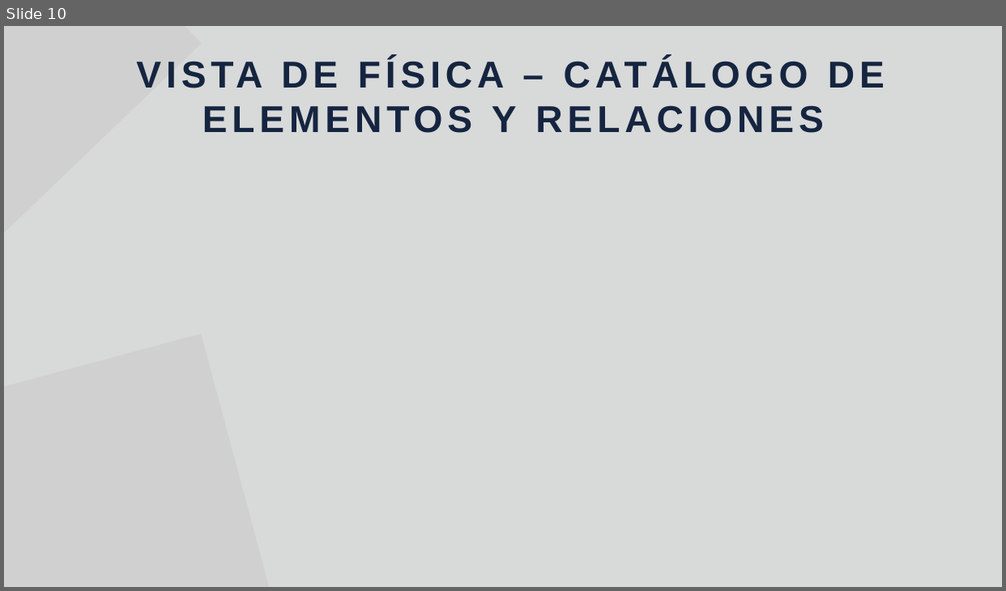
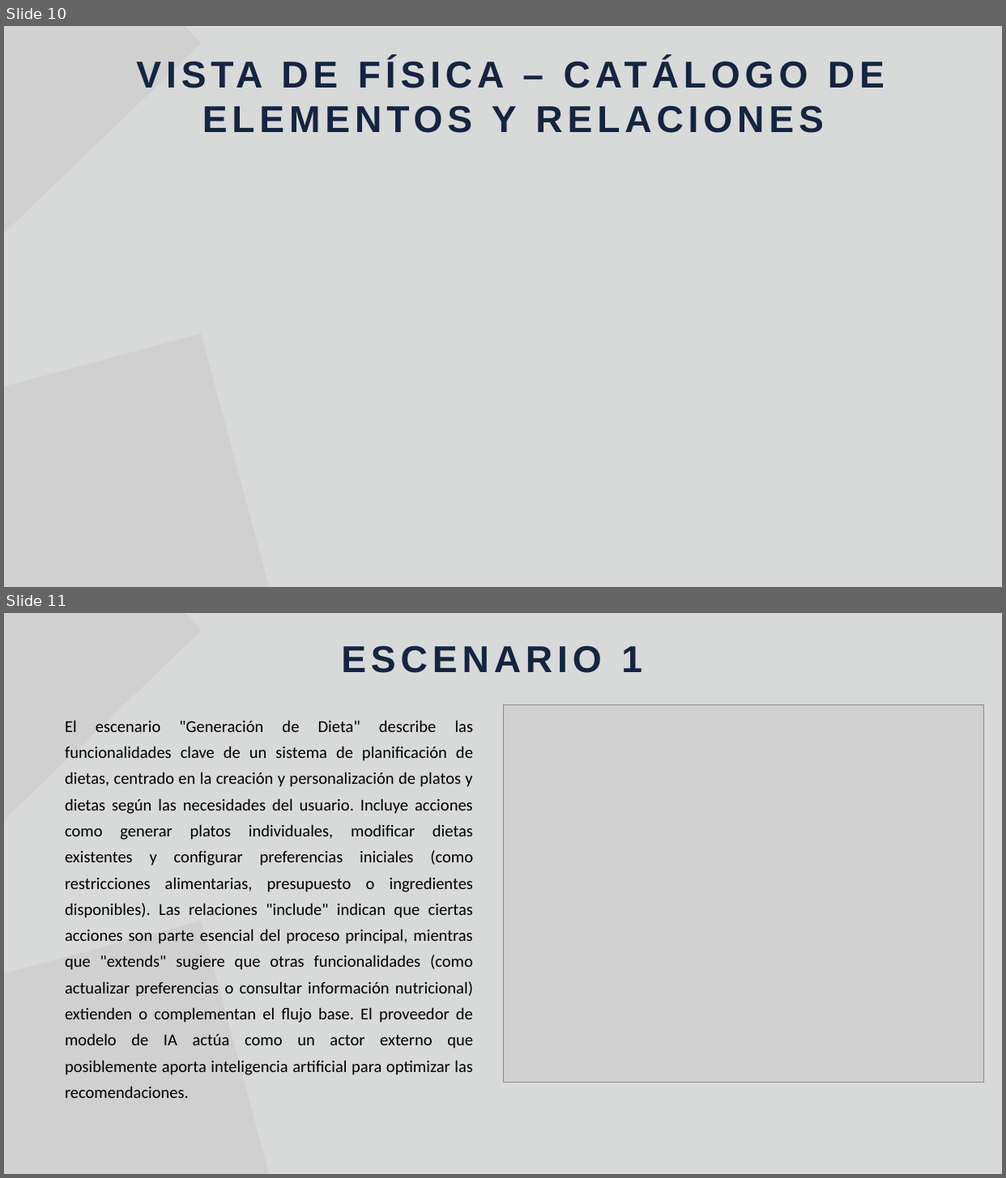
Before and after one commit to Jucer74/SoftwareArchitecture, a slide deck: Project/Views/NutrIA.views.pptx. Shown one above the other, each under a label of ours: slide 10 before the commit, slides 10 and 11 after it. The pictures are 1006x591 and 1006x1178 pixels, drawn with LibreOffice and Linux fonts; fonts in the diff are those of the drawing; grey boxes stand for pictures. Boxes give left, top, right and bottom in pixels: in the first picture for what was removed or moved away, otherwise in the second. Text is boxed around its words. In the diff, an @@ line names an element or a change of style, - is before the commit and + after.

```diff
--- a/Project/Views/NutrIA.views.pptx
+++ b/Project/Views/NutrIA.views.pptx
@@ slide 11 added at [4, 613, 1002, 1174], background #D8D9D9 @@
@@ picture added at [4, 613, 202, 879] @@
@@ text added at [341, 645, 642, 673], 54 pt, text #152540, bold @@
+ESCENARIO 1
@@ picture added at [503, 705, 984, 1083] @@
@@ text added at [65, 720, 474, 1098], 24 pt, text #000000 @@
+El escenario "Generación de Dieta" describe las funcionalidades clave de un sistema de planificación de dietas, centrado en la creación y personalización de platos y dietas según las necesidades del usuario. Incluye acciones como generar platos individuales, modificar dietas existentes y configurar preferencias iniciales (como restricciones alimentarias, presupuesto o ingredientes disponibles). Las relaciones "include" indican que ciertas acciones son parte esencial del proceso principal, mientras que "extends" sugiere que otras funcionalidades (como actualizar preferencias o consultar información nutricional) extienden o complementan el flujo base. El proveedor de modelo de IA actúa como un actor externo que posiblemente aporta inteligencia artificial para optimizar las recomendaciones.
@@ picture added at [4, 921, 305, 1174] @@
```
Also in this commit, not shown: 2 slides changed, 3 other slides added, 2 slides removed.
